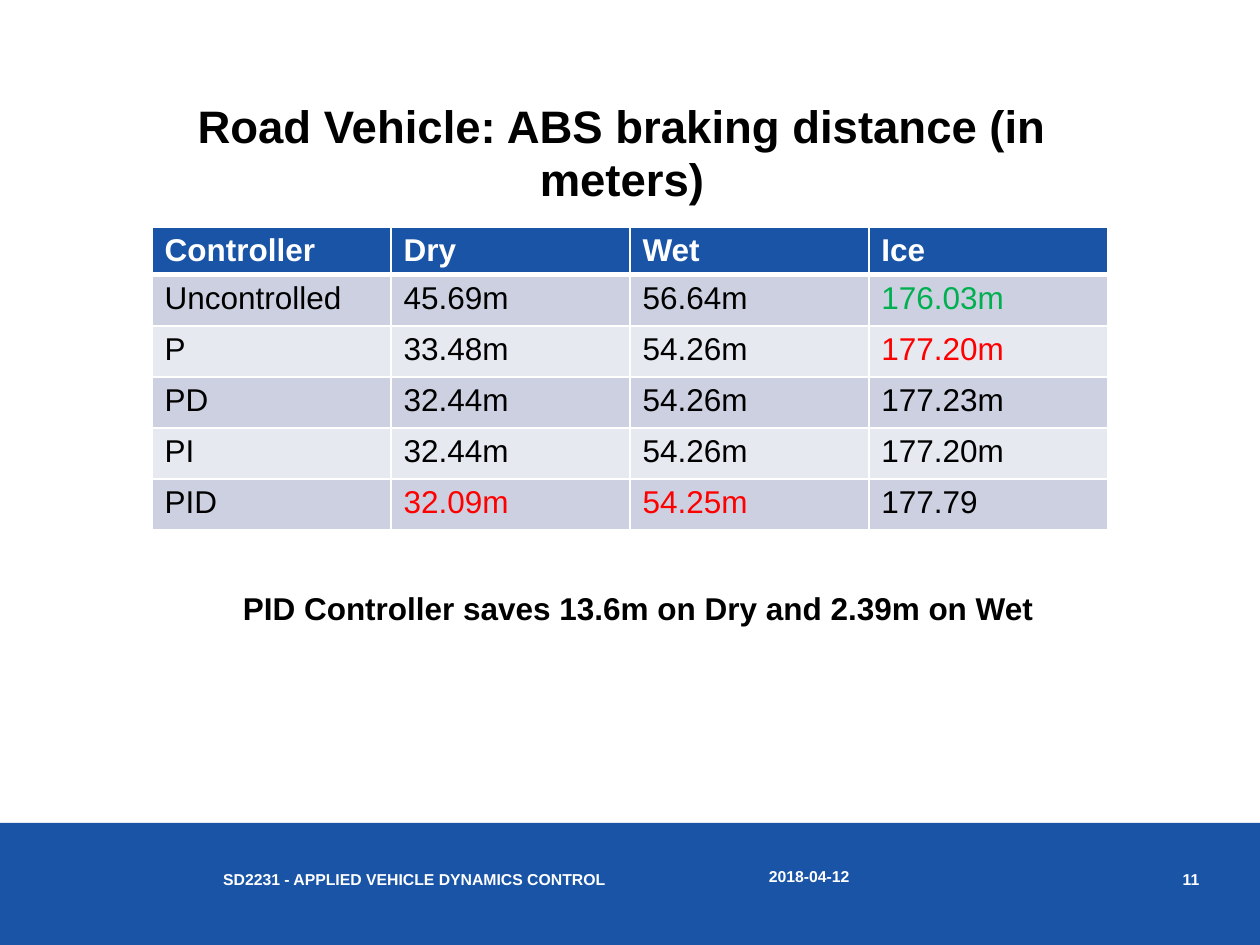
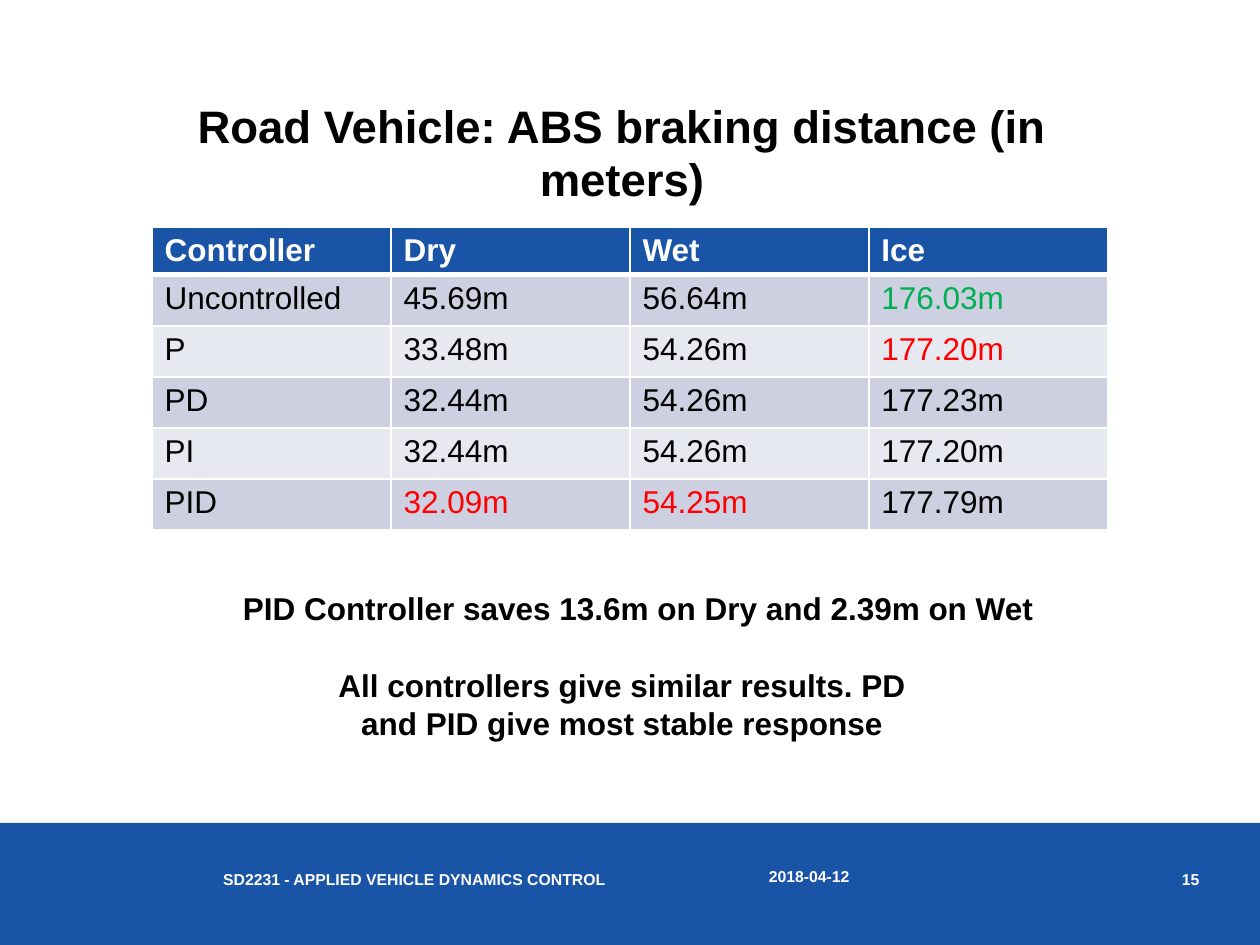
Before and after one commit to asgardus/AVDC, a slide deck: slide 15 of Rail/SD2231-Lab1_Group4.pptx (slide 11 before the commit). Drawn at 1260x945 pixels with LibreOffice and Linux fonts; fonts in the diff are those of the drawing. Boxes give left, top, right and bottom in pixels: in the first picture for what was removed or moved away, otherwise in the second. Text is boxed around its words. In the diff, an @@ line names an element or a change of style, - is before the commit and + after.

```diff
--- a/Rail/SD2231-Lab1_Group4.pptx
+++ b/Rail/SD2231-Lab1_Group4.pptx
@@ table at (152, 227, 1110, 533) @@
-row 6, column 4: 177.79
+row 6, column 4: 177.79m
@@ text added at (338, 674, 905, 741), 18 pt, text #000000, bold @@
+All controllers give similar results. PD and PID give most stable response
@@ page number at (1182, 874, 1200, 885): text changed @@
-11
+15
```
Also in this commit, not shown: 3 other slides changed, 4 slides added, 6 other files.
